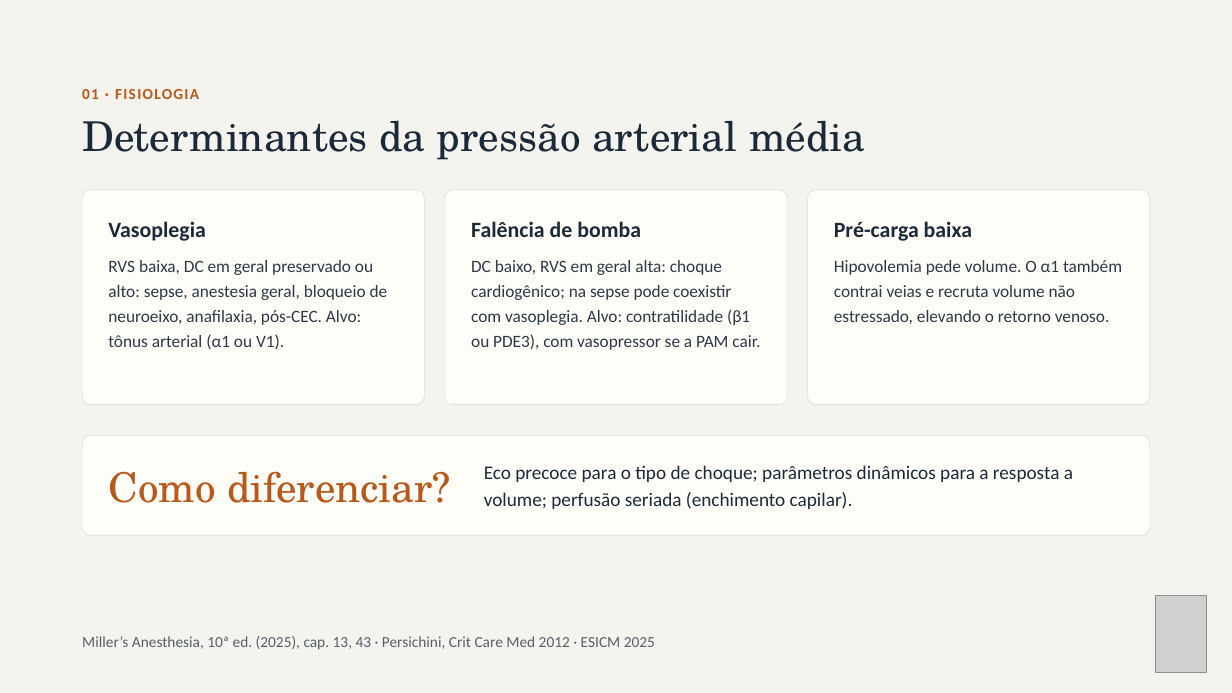
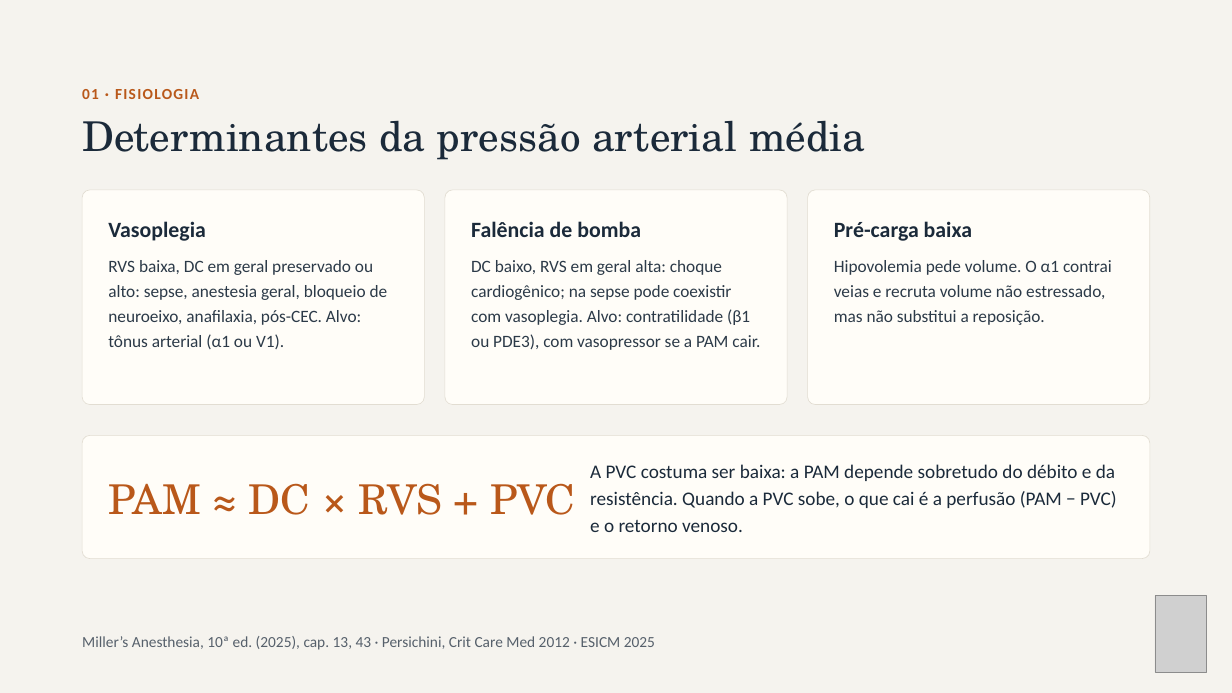
Before and after one commit to brunomoraesdubois-bit/Bruno, a slide deck: slide 3 of apresentacao/Aminas_Vasoativas.pptx. Drawn at 1232x693 pixels with LibreOffice and Linux fonts; fonts in the diff are those of the drawing; grey boxes stand for pictures. Boxes give left, top, right and bottom in pixels: in the first picture for what was removed or moved away, otherwise in the second. Text is boxed around its words. In the diff, an @@ line names an element or a change of style, - is before the commit and + after.

```diff
--- a/apresentacao/Aminas_Vasoativas.pptx
+++ b/apresentacao/Aminas_Vasoativas.pptx
@@ text at (834,260,1112,325): text changed @@
-Hipovolemia pede volume. O α1 também contrai veias e recruta volume não estressado, elevando o retorno venoso.
+Hipovolemia pede volume. O α1 contrai veias e recruta volume não estressado, mas não substitui a reposição.
@@ rounded rectangle: place and size @@
-rounded rectangle at (82,435,1151,535)
+rounded rectangle at (82,435,1151,558)
@@ rounded rectangle at (82,435,1151,558): proportions changed @@
@@ text at (590,464,1117,532): text changed @@
-Eco precoce para o tipo de choque; parâmetros dinâmicos para a resposta a volume; perfusão seriada (enchimento capilar).
+A PVC costuma ser baixa: a PAM depende sobretudo do débito e da resistência. Quando a PVC sobe, o que cai é a perfusão (PAM − PVC) e o retorno venoso.
@@ text at (108,483,575,515): text changed @@
-Como diferenciar?
+PAM ≈ DC × RVS + PVC
```
Also in this commit, not shown: 12 other slides changed, 2 slides removed, 23 other files.
